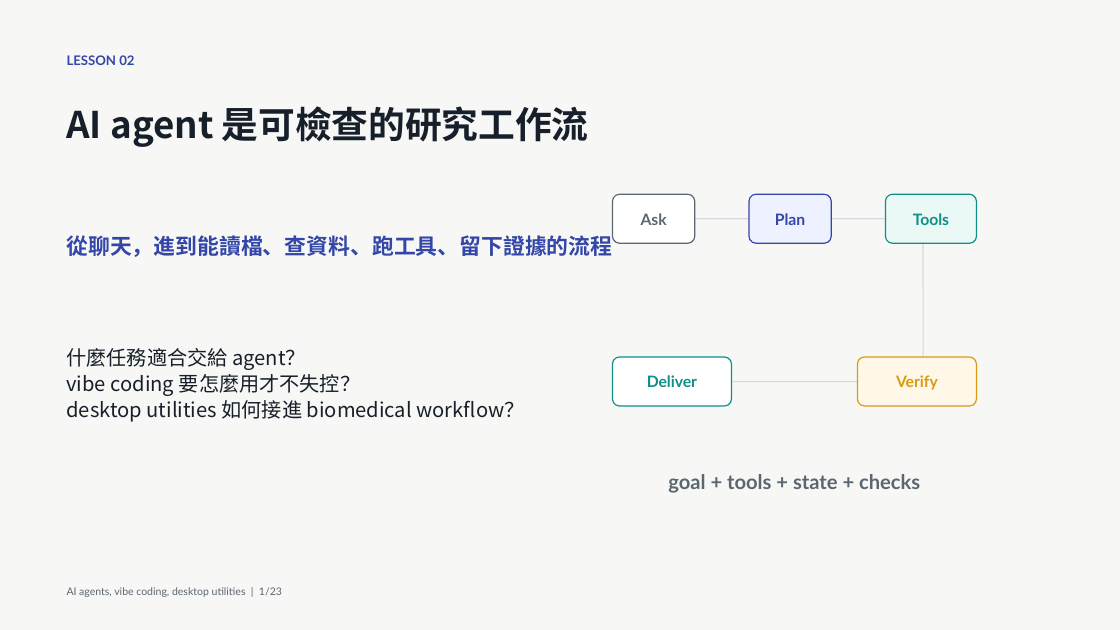
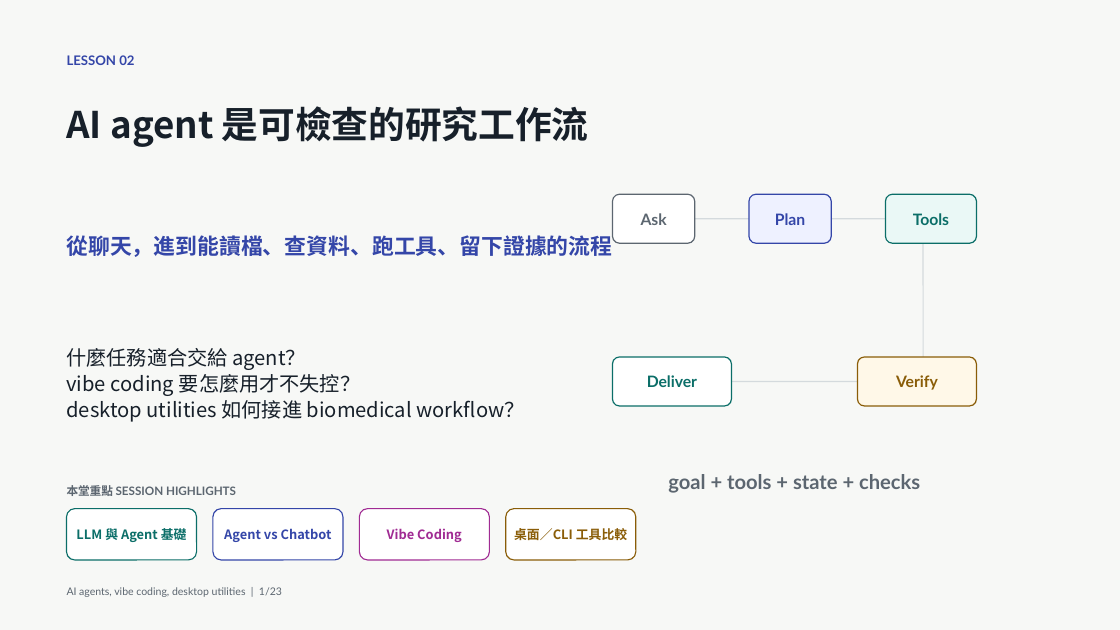
Before and after one commit to godkin1211/LLM_applications_on_BioMedicalData, a slide deck: slide 8 of slides/lesson-02-ai-agents-vibe-coding-desktop-utilities-animated.pptx. Drawn at 1120x630 pixels with LibreOffice and Linux fonts; fonts in the diff are those of the drawing. Boxes give left, top, right and bottom in pixels: in the first picture for what was removed or moved away, otherwise in the second. Text is boxed around its words. In the diff, an @@ line names an element or a change of style, - is before the commit and + after.

```diff
--- a/slides/lesson-02-ai-agents-vibe-coding-desktop-utilities-animated.pptx
+++ b/slides/lesson-02-ai-agents-vibe-coding-desktop-utilities-animated.pptx
@@ rounded rectangle "Tools" at (x1=886, y1=194, x2=976, y2=243): text colour #0E8F88 to #0B6E68; outline #0E8F88 1.01 pt to #0B6E68 1.01 pt @@
@@ rounded rectangle "Deliver" at (x1=613, y1=357, x2=732, y2=406): text colour #0E8F88 to #0B6E68; outline #0E8F88 1.01 pt to #0B6E68 1.01 pt @@
@@ rounded rectangle "Verify" at (x1=858, y1=357, x2=977, y2=406): text colour #D89A16 to #8A5D08; outline #D89A16 1.01 pt to #8A5D08 1.01 pt @@
@@ rounded rectangle added at (x1=66, y1=509, x2=197, y2=560), fill #FFFFFF, outline #0B6E68 0.98 pt, 11 pt, text #0B6E68, bold @@
+LLM 與 Agent 基礎
@@ text added at (x1=67, y1=485, x2=236, y2=496), 10 pt, text #5C6670, bold @@
+本堂重點 SESSION HIGHLIGHTS
@@ rounded rectangle added at (x1=213, y1=509, x2=343, y2=560), fill #FFFFFF, outline #3446A8 0.98 pt, 11 pt, text #3446A8, bold @@
+Agent vs Chatbot
@@ rounded rectangle added at (x1=360, y1=509, x2=490, y2=560), fill #FFFFFF, outline #A02B93 0.98 pt, 11 pt, text #A02B93, bold @@
+Vibe Coding
@@ rounded rectangle added at (x1=506, y1=509, x2=636, y2=560), fill #FFFFFF, outline #8A5D08 0.98 pt, 11 pt, text #8A5D08, bold @@
+桌面／CLI 工具比較
```
Also in this commit, not shown: 28 other slides changed, 1 slide removed, 8 other files.
